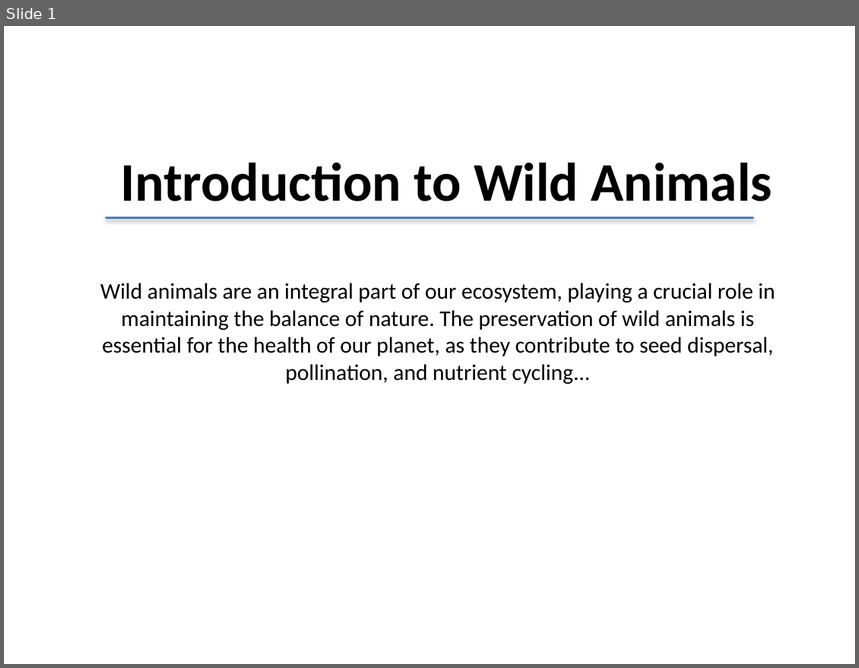
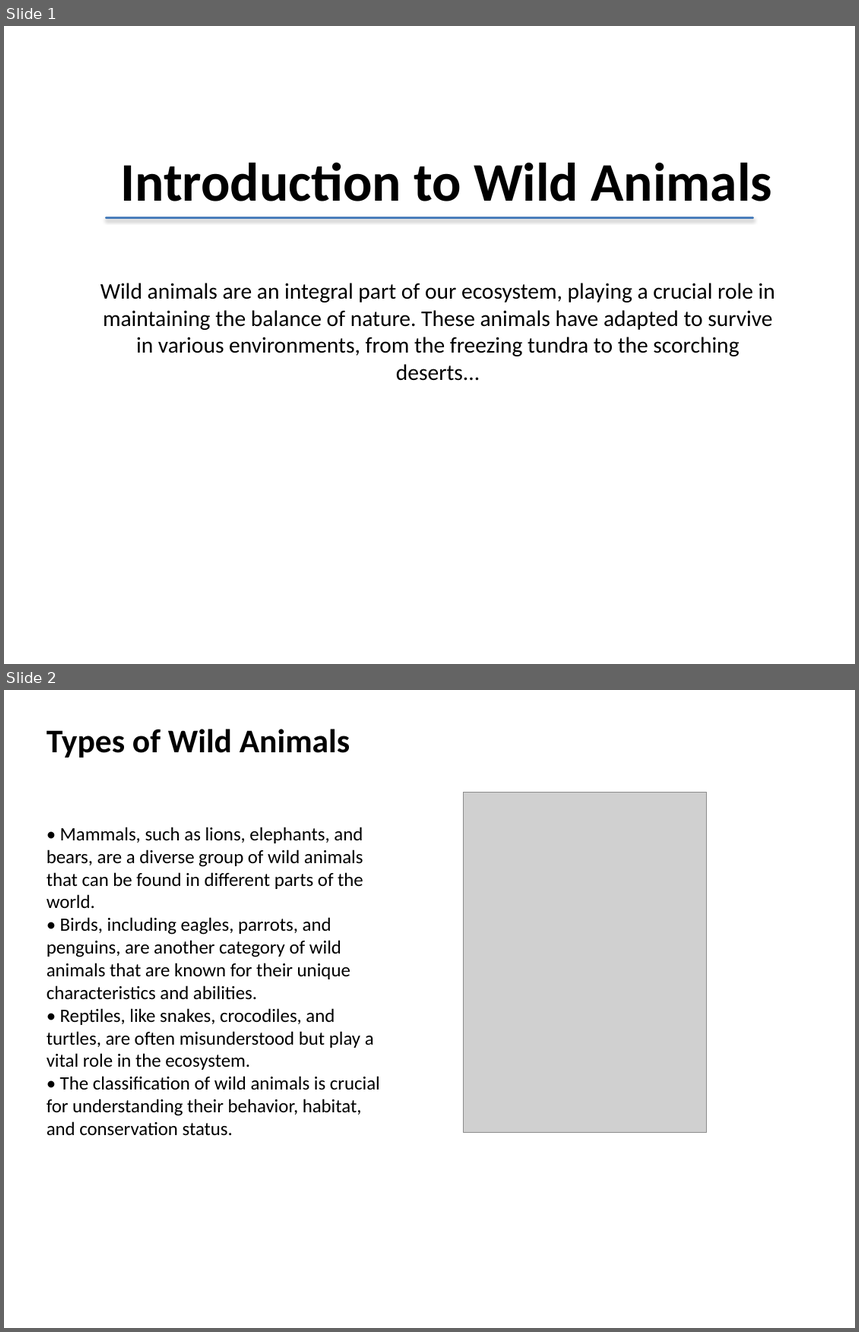
Before and after one commit to samith-debug/AI_PPTX_Generator, a slide deck: generated_ppt/wild_animals.pptx. Shown one above the other, each under a label of ours: slide 1 before the commit, slides 1 and 2 after it. The pictures are 859x668 and 859x1332 pixels, drawn with LibreOffice and Linux fonts; fonts in the diff are those of the drawing; grey boxes stand for pictures. Boxes give left, top, right and bottom in pixels: in the first picture for what was removed or moved away, otherwise in the second. Text is boxed around its words. In the diff, an @@ line names an element or a change of style, - is before the commit and + after.

```diff
--- a/generated_ppt/wild_animals.pptx
+++ b/generated_ppt/wild_animals.pptx
@@ slide 2 added at [4, 690, 855, 1328], background #FFFFFF @@
@@ text added at [47, 729, 350, 758], 28 pt, text #000000, bold @@
+Types of Wild Animals
@@ picture added at [464, 792, 707, 1132] @@
@@ text added at [47, 827, 380, 1136], 16 pt, text #000000 @@
+• Mammals, such as lions, elephants, and bears, are a diverse group of wild animals that can be found in different parts of the world.
+• Birds, including eagles, parrots, and penguins, are another category of wild animals that are known for their unique characteristics and abilities.
+• Reptiles, like snakes, crocodiles, and turtles, are often misunderstood but play a vital role in the ecosystem.
+• The classification of wild animals is crucial for understanding their behavior, habitat, and conservation status.
@@ slide 1 changed as well @@
@@ text at [101, 283, 775, 381]: text changed @@
-Wild animals are an integral part of our ecosystem, playing a crucial role in maintaining the balance of nature. The preservation of wild animals is essential for the health of our planet, as they contribute to seed dispersal, pollination, and nutrient cycling...
+Wild animals are an integral part of our ecosystem, playing a crucial role in maintaining the balance of nature. These animals have adapted to survive in various environments, from the freezing tundra to the scorching deserts...
```
Also in this commit, not shown: 6 other slides changed, 7 other slides added, 5 other files.
